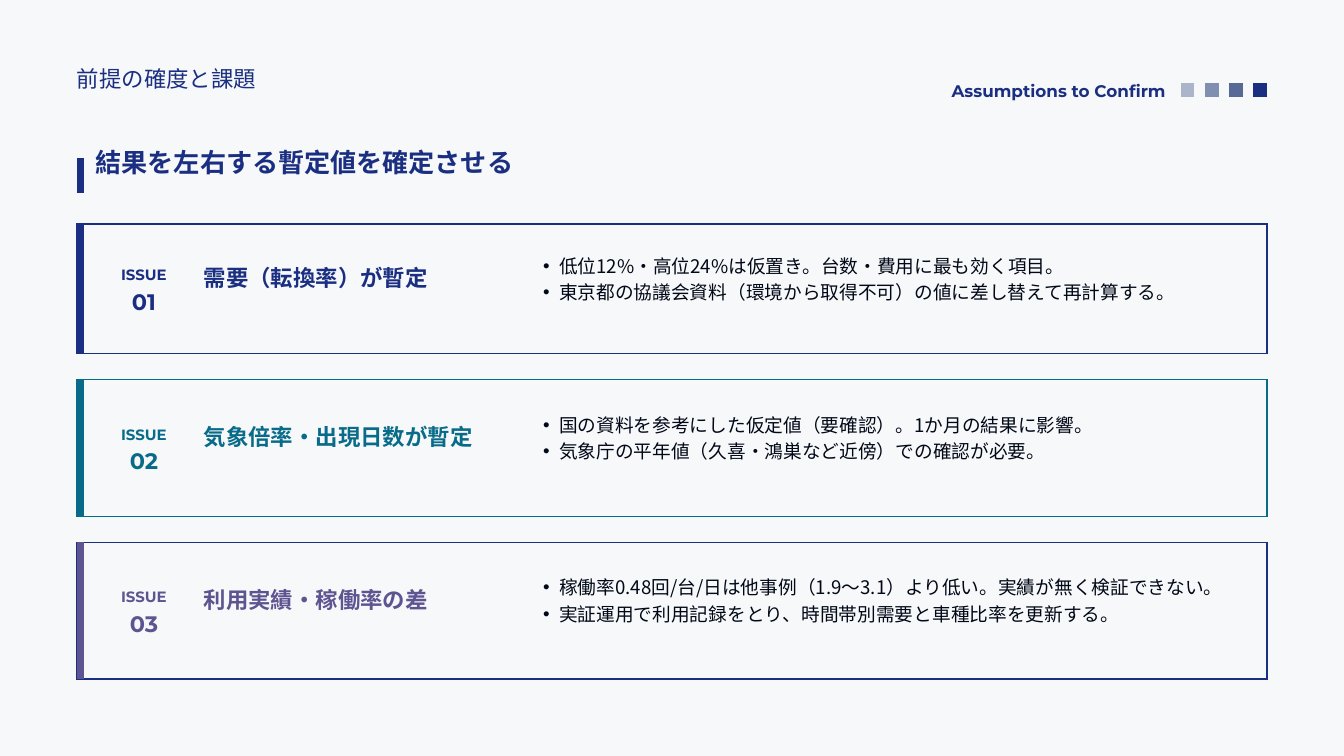
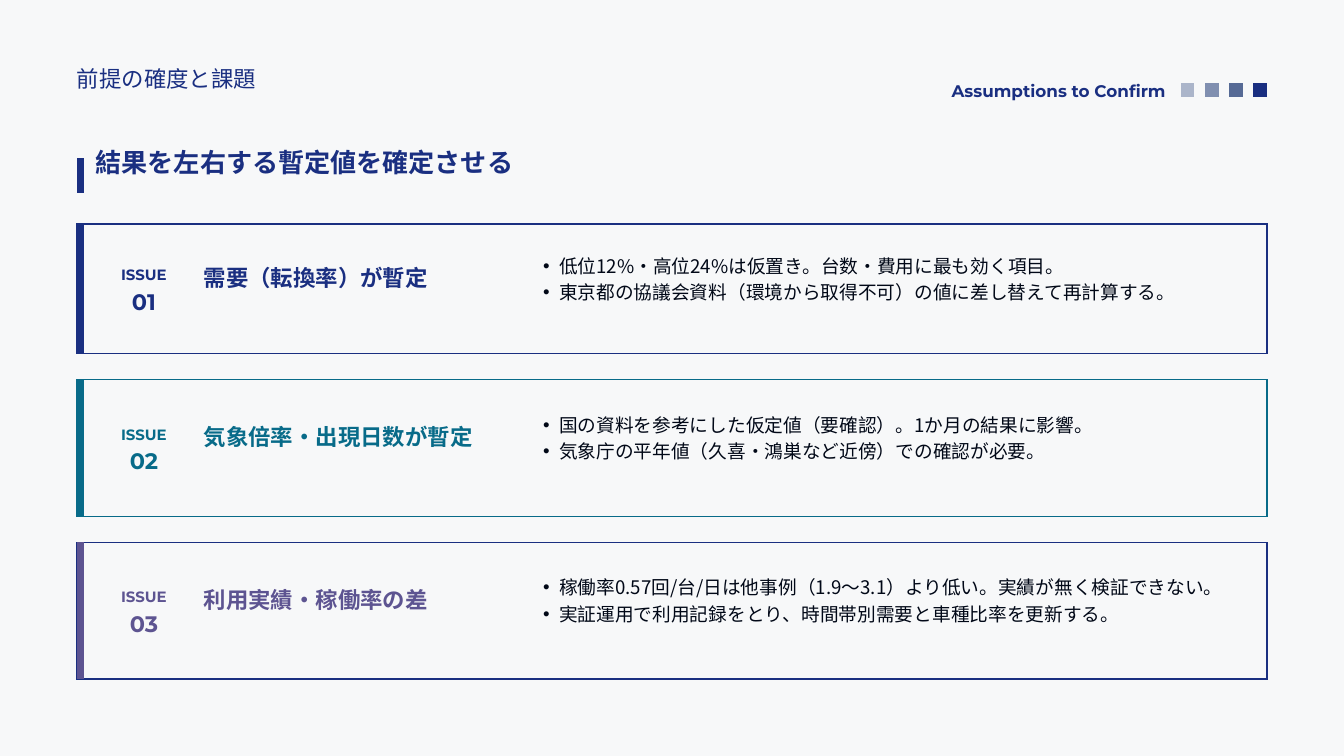
Before and after one commit to saigaeno-cmd/mikuri_sim, a slide deck: slide 17 of data/output/study/報告_モビリティシェア検討.pptx (slide 16 before the commit). Drawn at 1344x756 pixels with LibreOffice and Linux fonts; fonts in the diff are those of the drawing. Boxes give left, top, right and bottom in pixels: in the first picture for what was removed or moved away, otherwise in the second. Text is boxed around its words. In the diff, an @@ line names an element or a change of style, - is before the commit and + after.

```diff
--- a/data/output/study/報告_モビリティシェア検討.pptx
+++ b/data/output/study/報告_モビリティシェア検討.pptx
@@ text at <box>559,578,1223,598</box>: text changed @@
-  • 稼働率0.48回/台/日は他事例（1.9〜3.1）より低い。実績が無く検証できない。
+  • 稼働率0.57回/台/日は他事例（1.9〜3.1）より低い。実績が無く検証できない。
```
Also in this commit, not shown: 22 other slides changed, 1 slide added, 6 other files.
